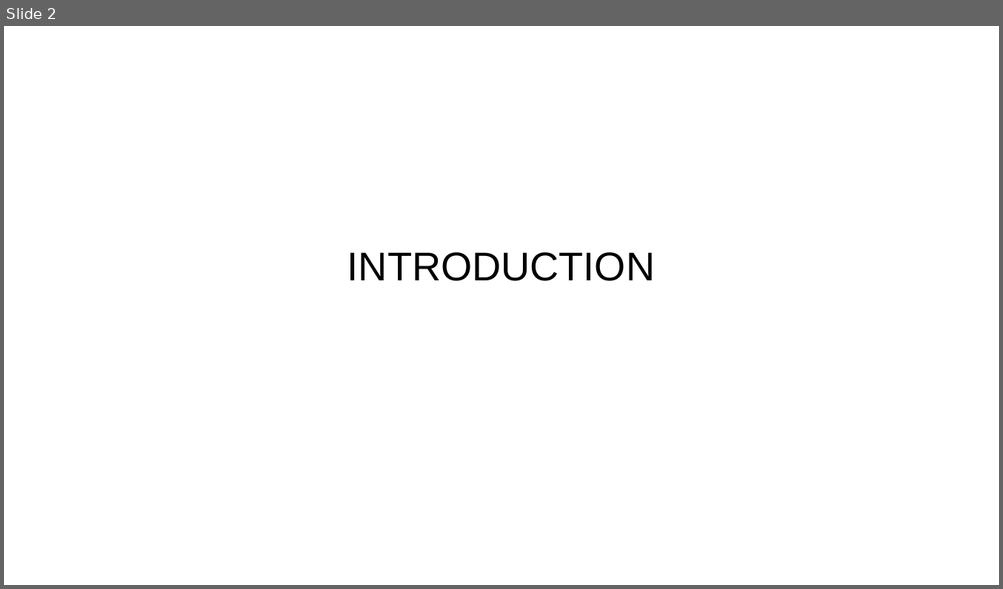
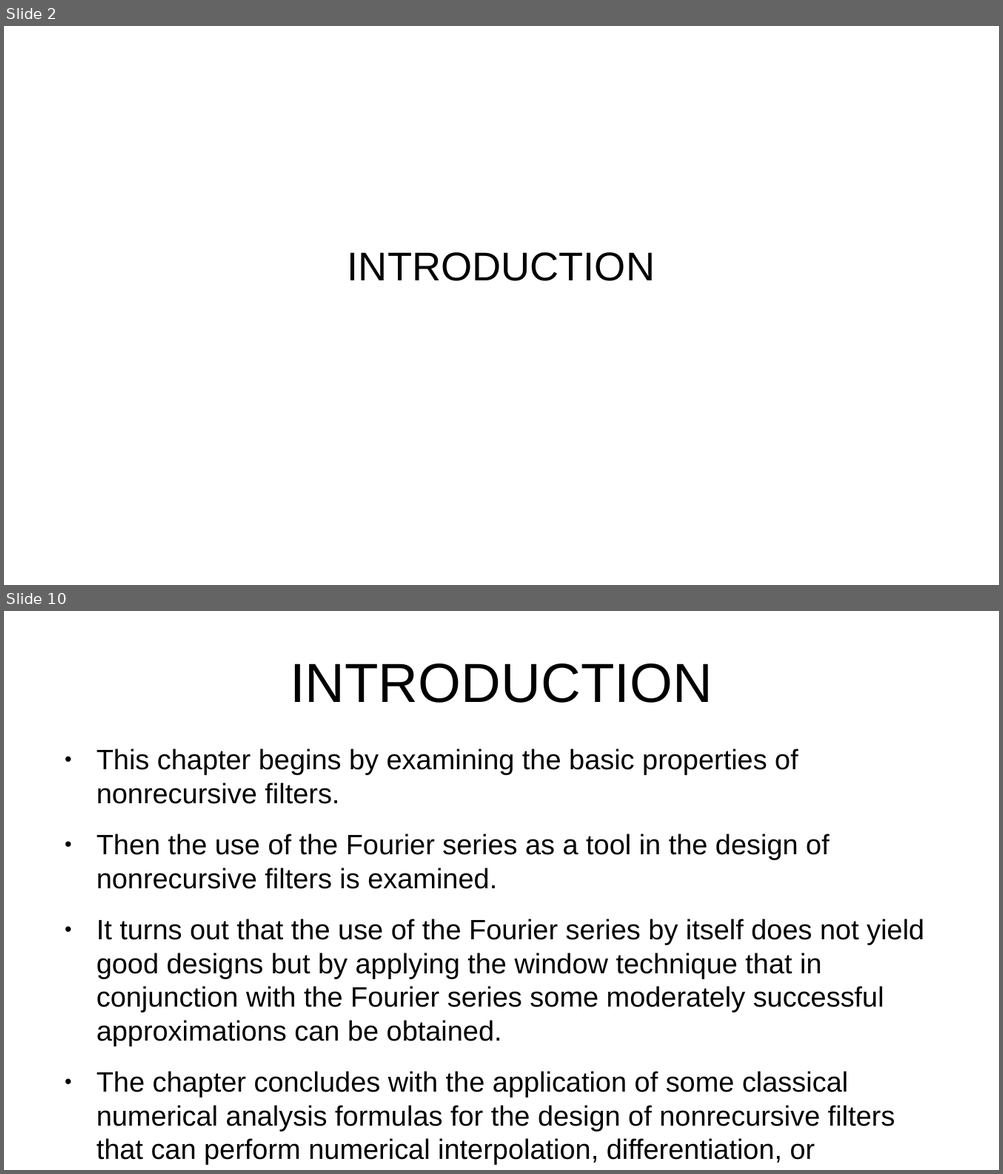
Before and after one commit to miftanurfarid/pengolahan_sinyal_digital, a slide deck: slide/2022/09.design_of_nonrecursive_(fir)_filters/09.design_of_nonrecursive_(fir)_filters.odp. Shown one above the other, each under a label of ours: slide 2 before the commit, slides 2 and 10 after it; the slides between them are not shown. The pictures are 1003x589 and 1003x1174 pixels, drawn with LibreOffice and Linux fonts; fonts in the diff are those of the drawing; background and template pictures are left out. Boxes give left, top, right and bottom in pixels: in the first picture for what was removed or moved away, otherwise in the second. Text is boxed around its words. In the diff, an @@ line names an element or a change of style, - is before the commit and + after.

```diff
--- a/slide/2022/09.design_of_nonrecursive_(fir)_filters/09.design_of_nonrecursive_(fir)_filters.odp
+++ b/slide/2022/09.design_of_nonrecursive_(fir)_filters/09.design_of_nonrecursive_(fir)_filters.odp
@@ slide 10 added at [4,611,999,1170], background #FFFFFF @@
@@ title added at [290,664,712,703], 44 pt, text #000000 @@
+INTRODUCTION
@@ text added at [96,749,924,1165], 22.4 pt, text #000000 @@
+● This chapter begins by examining the basic properties of nonrecursive ﬁlters.
+● Then the use of the Fourier series as a tool in the design of nonrecursive ﬁlters is examined.
+● It turns out that the use of the Fourier series by itself does not yield good designs but by applying the window technique that in conjunction with the Fourier series some moderately successful approximations can be obtained.
+● The chapter concludes with the application of some classical numerical analysis formulas for the design of nonrecursive ﬁlters that can perform numerical interpolation, differentiation, or integration.
```
Also in this commit, not shown: 4 slides changed, 6 other slides added, 61 slides removed.
